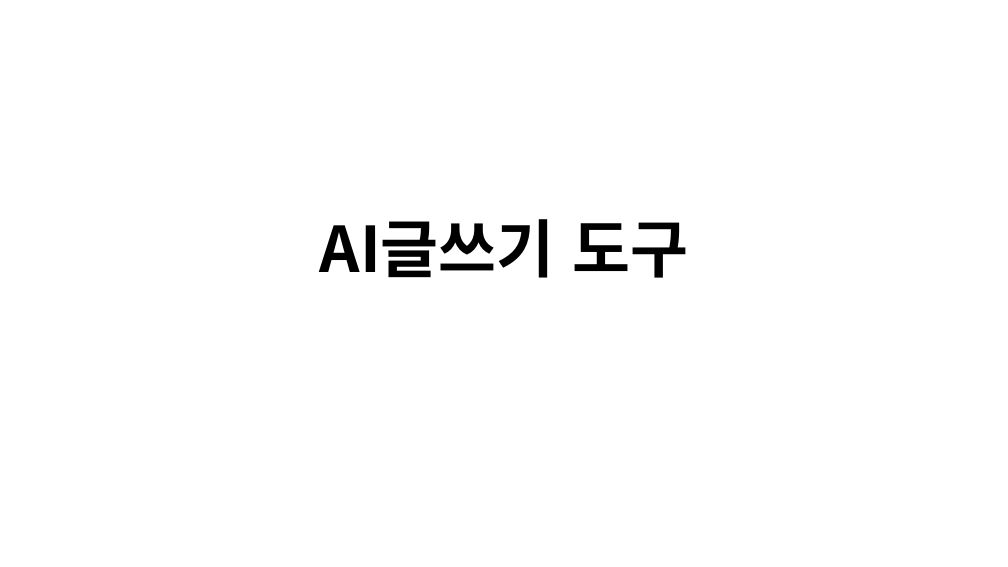
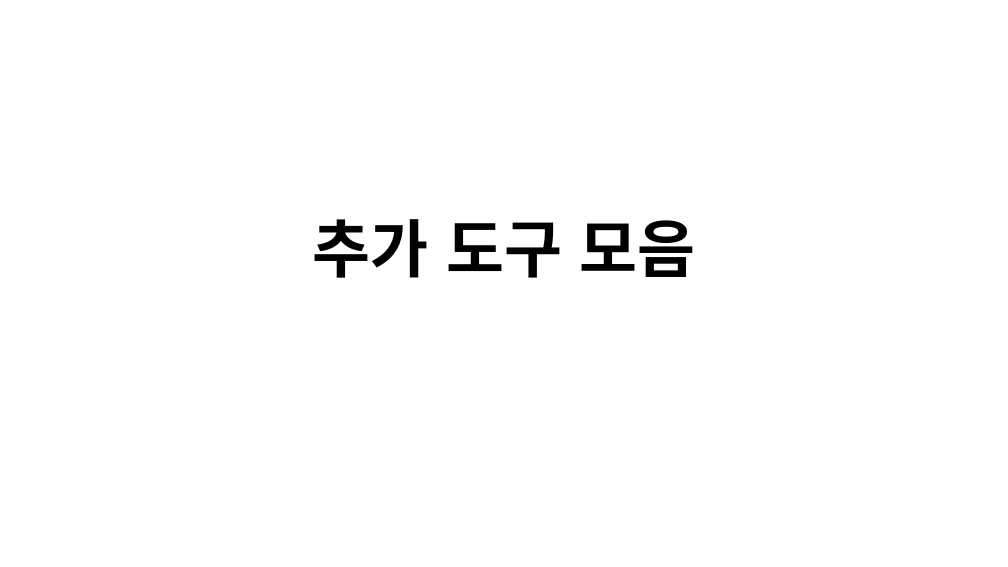
Before and after one commit to lolsaless/Python, a slide deck: slide 78 of 프롬프트 실습.pptx. Drawn at 1008x567 pixels with LibreOffice and Linux fonts; fonts in the diff are those of the drawing. Boxes give left, top, right and bottom in pixels: in the first picture for what was removed or moved away, otherwise in the second. Text is boxed around its words. In the diff, an @@ line names an element or a change of style, - is before the commit and + after.

```diff
--- a/프롬프트 실습.pptx
+++ b/프롬프트 실습.pptx
@@ title at (312, 219, 696, 278): text changed @@
-AI글쓰기 도구
+추가 도구 모음
```
Also in this commit, not shown: 1 other slide changed.
